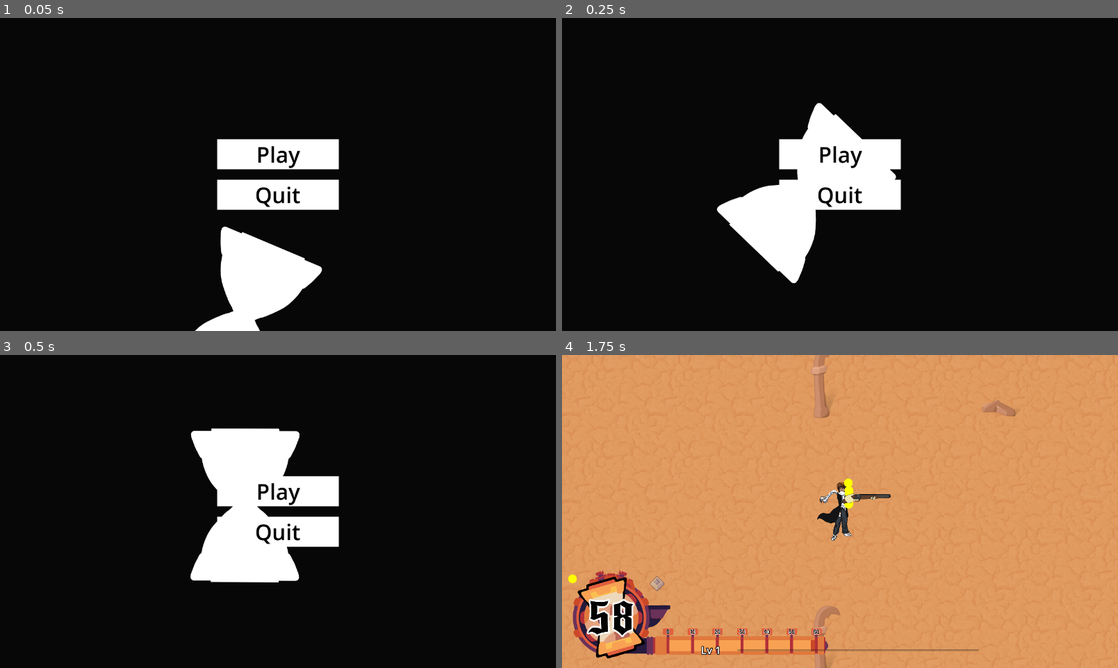
Above: before the commit, frames 1-4 (two rows, left to right).
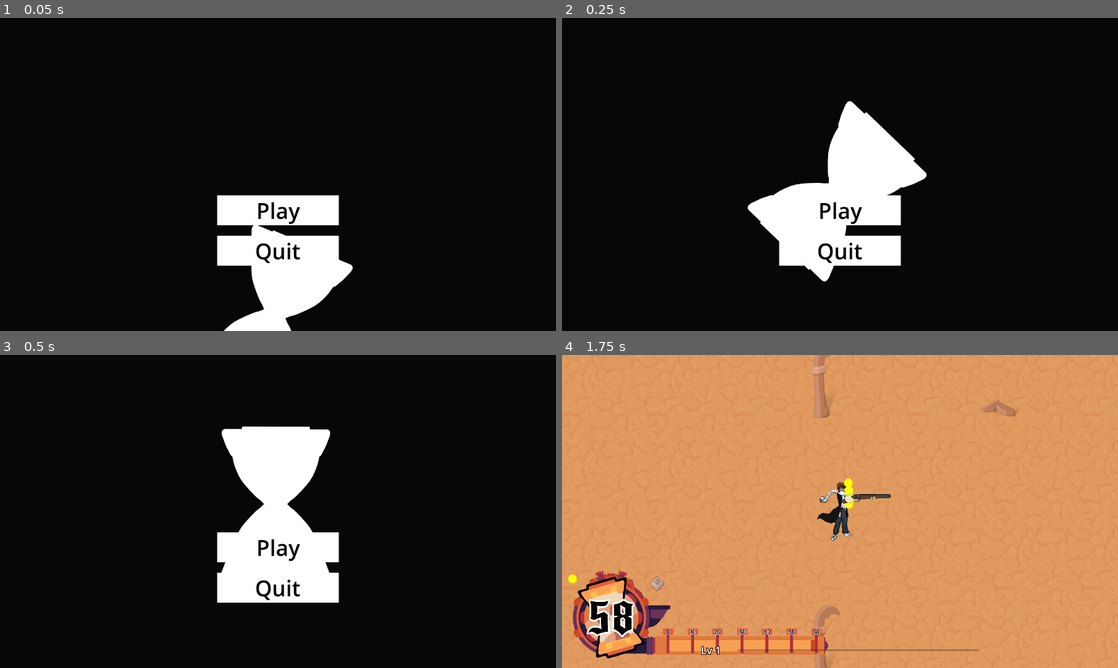
Above: after the commit, the same moments.

Repository: chiefpat450119/GMTK-2026
Game: Godot game, scene res://scenes/main.tscn
Two runs of this game, one before a commit and one after it. Both use one fixed random seed, a clock stepped at 60 frames per second and the inputs below.
Inputs (mouse positions are in pixels of both pictures, inside the frame that each line leads up to):
- Up to frame 1 (0.05 s): no input
- Up to frame 2 (0.25 s): no input
- Up to frame 3 (0.5 s): no input
- Up to frame 4 (1.75 s): click "Play" at 0.5 s; tap Enter at 1.25 s; move the mouse to (962, 495) at 1.27 s; hold D (Right) from 1.28 s (still down); tap Shift (Dash) at 1.35 s; click (962, 495) at 1.42 s

The runs differ from the first frame. In frame 1, 8.0% of the frame differs, in the area x 35-64%, y 38-100%; in frame 2, 7.2%; in frame 3, 7.5%; in frame 4, nothing differs.

Commit message:
fix main menu layout and animation

Diff:
--- a/scenes/main.tscn
+++ b/scenes/main.tscn
@@ -3,8 +3,8 @@
 [ext_resource type="Script" uid="uid://ddg16nycojp2p" path="res://scenes/main.gd" id="1_o5qli"]
 [ext_resource type="Script" uid="uid://cupgmgr7x8a2b" path="res://scenes/upgrades/upgrade_manager.gd" id="2_upgmgr"]
 [ext_resource type="Resource" uid="uid://djt61kvxc6j0h" path="res://resources/upgrades/upgrade_pool.tres" id="3_pool"]
-[ext_resource type="PackedScene" uid="uid://cw8qy3r0uko47" path="res://scenes/main_menu/main_menu.tscn" id="4_mainmenu"]
 [ext_resource type="PackedScene" uid="uid://bpausemenu001" path="res://scenes/ui/pause_menu.tscn" id="5_pausemenu"]
+[ext_resource type="PackedScene" uid="uid://b5ohnrmp13xa5" path="res://scenes/main_menu/main_menu_centred.tscn" id="6_85g3d"]
 [ext_resource type="PackedScene" uid="uid://bgameover0001" path="res://scenes/ui/game_over_screen.tscn" id="6_gameover"]
 [ext_resource type="PackedScene" uid="uid://m3vhsbglajvm" path="res://scenes/ui/upgrade_ui.tscn" id="7_upgui"]
 [ext_resource type="PackedScene" uid="uid://bpbns7bxugk6d" path="res://scenes/ui/hud.tscn" id="8_hud"]
@@ -27,11 +27,11 @@
 
 [node name="Hud" parent="UI" unique_id=961278476 instance=ExtResource("8_hud")]
 
-[node name="MainMenu" parent="UI" unique_id=961278472 instance=ExtResource("4_mainmenu")]
-
 [node name="PauseMenu" parent="UI" unique_id=961278473 instance=ExtResource("5_pausemenu")]
 
 [node name="GameOverScreen" parent="UI" unique_id=961278474 instance=ExtResource("6_gameover")]
 
+[node name="MainMenu" parent="UI" unique_id=1728097420 instance=ExtResource("6_85g3d")]
+
 [node name="UpgradeUI" parent="." unique_id=961278475 node_paths=PackedStringArray("manager") instance=ExtResource("7_upgui")]
 manager = NodePath("../UpgradeManager")
--- a/scenes/main_menu/main_menu.gd
+++ b/scenes/main_menu/main_menu.gd
@@ -9,6 +9,13 @@
 @export var play_button: Button
 @export var quit_button: Button
 
+var _anim_tween: Tween
+var _base_white_scale: Vector2
+var _base_real_pos: Vector2
+var _base_real_scale: Vector2
+var _base_sand_pos: Vector2
+var _base_of_pos: Vector2
+var _base_time_pos: Vector2
 
 # The white silhouette enters alone: up from under the frame, unwinding a
 # three-quarter turn into the centre, then swelling. The real icon joins it for the
@@ -44,9 +51,19 @@
 	play_button.pressed.connect(GameStateManager.instance.start_run)
 	quit_button.pressed.connect(get_tree().quit)
 
+	_base_white_scale = hourglass_white.scale
+	_base_real_pos = real_icon.position
+	_base_real_scale = real_icon.scale
+	_base_sand_pos = sand.position
+	_base_of_pos = of.position
+	_base_time_pos = time.position
+
 
 ## Re-play the intro animation each time the menu comes up.
 func _on_shown() -> void:
+	if _anim_tween and _anim_tween.is_valid():
+		_anim_tween.kill()
+
 	# Snap to the animation-start state immediately, before any frame is
 	# rendered, so the finished layout is never visible. We don't need sizes
 	# for alpha/rotation — only position/scale math needs a layout pass.
@@ -55,9 +72,14 @@
 	real_icon.modulate.a = 0
 	for word in [sand, of, time]:
 		word.modulate.a = 0
-	# Now wait one frame so Control sizes are valid for the tween position math.
-	await get_tree().process_frame
+	# Now wait one frame so MAIN_MENU, so process_frame never fires and the await would hang forever.
+	await get_tree().create_timer(0.0, true).timeout
 	start_anim()
+
+
+func _on_hidden() -> void:
+	if _anim_tween and _anim_tween.is_valid():
+		_anim_tween.kill()
 
 
 # Seconds into the climb at which it has covered the given fraction of its distance.
@@ -81,6 +103,14 @@
 
 
 func start_anim() -> void:
+	# Restore base positions before animating, so reopening the menu works correctly
+	hourglass_white.scale = _base_white_scale
+	real_icon.position = _base_real_pos
+	real_icon.scale = _base_real_scale
+	sand.position = _base_sand_pos
+	of.position = _base_of_pos
+	time.position = _base_time_pos
+
 	var white_base_scale = hourglass_white.scale
 	var real_rest_pos = real_icon.position
 	var real_final_pos = real_rest_pos - Vector2(0, FINAL_RISE)
@@ -109,7 +139,8 @@
 	time.position.x += 20
 	of.position.y += 20
 
-	var tween = create_tween()
+	_anim_tween = create_tween()
+	var tween = _anim_tween
 	tween.set_parallel(true)
 
 	# rises into the frame while unwinding to upright
@@ -168,7 +199,8 @@
 
 
 func animate_words() -> void:
-	var tween = create_tween()
+	_anim_tween = create_tween()
+	var tween = _anim_tween
 	slide_word_in(tween, sand, Vector2(30, 0), DELAY_BEFORE_WORDS + 0.1)
 	slide_word_in(tween, time, Vector2(-30, 0), DELAY_BEFORE_WORDS + 0.25)
 	slide_word_in(tween, of, Vector2(0, -20), DELAY_BEFORE_WORDS + 0.4)
--- /dev/null
+++ b/scenes/main_menu/main_menu_centred.tscn
@@ -0,0 +1,173 @@
+[gd_scene format=3 uid="uid://b5ohnrmp13xa5"]
+
+[ext_resource type="Script" uid="uid://llrm5fw2tbeh" path="res://scenes/main_menu/main_menu.gd" id="1_11ml1"]
+[ext_resource type="Texture2D" uid="uid://b7pmtlq50gy5p" path="res://assets/hud/HG_STROKEcopy.png" id="2_nverk"]
+[ext_resource type="Texture2D" uid="uid://o7lp6gj5jdn1" path="res://assets/square.png" id="3_xy6u8"]
+[ext_resource type="Texture2D" uid="uid://cc65kdivuyd7m" path="res://assets/hud/MACHINE.png" id="4_ksiyh"]
+[ext_resource type="Texture2D" uid="uid://cmelh0rlk6wwa" path="res://assets/hud/GEARcopy.png" id="5_1dlmn"]
+[ext_resource type="LabelSettings" uid="uid://ckd02qkdvmyfw" path="res://scenes/main_menu/title_big.tres" id="6_htj3h"]
+[ext_resource type="FontFile" uid="uid://3ppanmtlb3gt" path="res://assets/fonts/NewRocker-Regular.ttf" id="7_igx8k"]
+
+[sub_resource type="LabelSettings" id="LabelSettings_11ml1"]
+font = ExtResource("7_igx8k")
+font_size = 60
+font_color = Color(0, 0, 0, 1)
+outline_size = 24
+
+[sub_resource type="StyleBoxFlat" id="StyleBoxFlat_5seab"]
+bg_color = Color(1, 1, 1, 1)
+
+[sub_resource type="StyleBoxFlat" id="StyleBoxFlat_4xg86"]
+bg_color = Color(0.34407574, 0.34407577, 0.3440756, 1)
+
+[sub_resource type="StyleBoxFlat" id="StyleBoxFlat_thkx5"]
+bg_color = Color(0.8, 0.8, 0.8, 1)
+
+[node name="MainMenu" type="Control" unique_id=1728097420 node_paths=PackedStringArray("hourglass_white", "real_icon", "gear", "sand", "of", "time", "play_button", "quit_button")]
+process_mode = 3
+layout_mode = 3
+anchors_preset = 15
+anchor_right = 1.0
+anchor_bottom = 1.0
+grow_horizontal = 2
+grow_vertical = 2
+script = ExtResource("1_11ml1")
+hourglass_white = NodePath("ColorRect/Hourglass White")
+real_icon = NodePath("ColorRect/Real Icon")
+gear = NodePath("ColorRect/Real Icon/Gear")
+sand = NodePath("ColorRect/Sand")
+of = NodePath("ColorRect/Time")
+time = NodePath("ColorRect/Of")
+play_button = NodePath("MarginContainer/Buttons/PlayButton")
+quit_button = NodePath("MarginContainer/Buttons/QuitButton")
+
+[node name="ColorRect" type="ColorRect" parent="." unique_id=1525688302]
+layout_mode = 1
+anchors_preset = 15
+anchor_right = 1.0
+anchor_bottom = 1.0
+grow_horizontal = 2
+grow_vertical = 2
+color = Color(0.026721504, 0.026721502, 0.026721498, 1)
+
+[node name="Hourglass White" type="TextureRect" parent="ColorRect" unique_id=883698836]
+clip_children = 1
+layout_mode = 0
+offset_left = 282.58502
+offset_top = -148.19997
+offset_right = 980.585
+offset_bottom = 782.80005
+scale = Vector2(0.45, 0.45)
+pivot_offset_ratio = Vector2(0.5, 0.5)
+texture = ExtResource("2_nverk")
+
+[node name="TextureRect" type="TextureRect" parent="ColorRect/Hourglass White" unique_id=470056824]
+layout_mode = 1
+anchors_preset = 15
+anchor_right = 1.0
+anchor_bottom = 1.0
+grow_horizontal = 2
+grow_vertical = 2
+texture = ExtResource("3_xy6u8")
+
+[node name="Real Icon" type="TextureRect" parent="ColorRect" unique_id=1057983472]
+layout_mode = 0
+offset_left = 163.58499
+offset_top = -230.20001
+offset_right = 1513.585
+offset_bottom = 849.8
+scale = Vector2(0.47, 0.47)
+pivot_offset_ratio = Vector2(0.35, 0.5)
+texture = ExtResource("4_ksiyh")
+
+[node name="Gear" type="TextureRect" parent="ColorRect/Real Icon" unique_id=1924746912]
+layout_mode = 0
+offset_left = 82.07442
+offset_top = 203.82979
+offset_right = 854.0744
+offset_bottom = 975.8298
+texture = ExtResource("5_1dlmn")
+
+[node name="HourglassReal" type="TextureRect" parent="ColorRect/Real Icon" unique_id=573808805]
+layout_mode = 0
+offset_left = 119.62616
+offset_top = 95.32709
+offset_right = 817.62616
+offset_bottom = 1026.3271
+texture = ExtResource("2_nverk")
+
+[node name="Sand" type="Label" parent="ColorRect" unique_id=875591071]
+layout_mode = 0
+offset_left = 348.0
+offset_top = 121.735
+offset_right = 560.0002
+offset_bottom = 245.73515
+text = "Sand"
+label_settings = ExtResource("6_htj3h")
+horizontal_alignment = 1
+vertical_alignment = 1
+
+[node name="Time" type="Label" parent="ColorRect" unique_id=43748029]
+layout_mode = 0
+offset_left = 703.05493
+offset_top = 121.735
+offset_right = 916.05493
+offset_bottom = 245.73515
+text = "Time"
+label_settings = ExtResource("6_htj3h")
+horizontal_alignment = 1
+vertical_alignment = 1
+
+[node name="Of" type="Label" parent="ColorRect" unique_id=1757778761]
+layout_mode = 0
+offset_left = 544.0
+offset_top = 130.0
+offset_right = 757.0
+offset_bottom = 254.00012
+text = "Of"
+label_settings = SubResource("LabelSettings_11ml1")
+horizontal_alignment = 1
+vertical_alignment = 1
+
+[node name="MarginContainer" type="MarginContainer" parent="." unique_id=93433754]
+layout_mode = 1
+anchors_preset = 7
+anchor_left = 0.5
+anchor_top = 1.0
+anchor_right = 0.5
+anchor_bottom = 1.0
+offset_left = -140.0
+offset_top = -162.0
+offset_right = 140.0
+grow_horizontal = 2
+grow_vertical = 0
+theme_override_constants/margin_bottom = 150
+
+[node name="Buttons" type="VBoxContainer" parent="MarginContainer" unique_id=573013305]
+custom_minimum_size = Vector2(280, 0)
+layout_mode = 2
+size_flags_horizontal = 4
+size_flags_vertical = 4
+theme_override_constants/separation = 24
+
+[node name="PlayButton" type="Button" parent="MarginContainer/Buttons" unique_id=1032437129]
+layout_mode = 2
+theme_override_colors/font_color = Color(0, 0, 0, 1)
+theme_override_colors/font_pressed_color = Color(0, 0, 0, 1)
+theme_override_colors/font_hover_color = Color(0, 0, 0, 1)
+theme_override_font_sizes/font_size = 50
+theme_override_styles/normal = SubResource("StyleBoxFlat_5seab")
+theme_override_styles/pressed = SubResource("StyleBoxFlat_4xg86")
+theme_override_styles/hover = SubResource("StyleBoxFlat_thkx5")
+text = "Play"
+
+[node name="QuitButton" type="Button" parent="MarginContainer/Buttons" unique_id=1321001028]
+layout_mode = 2
+theme_override_colors/font_color = Color(0, 0, 0, 1)
+theme_override_colors/font_pressed_color = Color(0, 0, 0, 1)
+theme_override_colors/font_hover_color = Color(0, 0, 0, 1)
+theme_override_font_sizes/font_size = 50
+theme_override_styles/normal = SubResource("StyleBoxFlat_5seab")
+theme_override_styles/pressed = SubResource("StyleBoxFlat_4xg86")
+theme_override_styles/hover = SubResource("StyleBoxFlat_thkx5")
+text = "Quit"
--- a/scenes/ui/state_screen.gd
+++ b/scenes/ui/state_screen.gd
@@ -15,7 +15,10 @@
 
 func _ready() -> void:
 	GameStateManager.instance.state_changed.connect(_on_state_changed)
-	_apply(GameStateManager.instance.state)
+	var active := GameStateManager.instance.state == state
+	visible = active
+	if active:
+		_on_shown()
 
 
 func _on_state_changed(_from: int, to: int) -> void:
